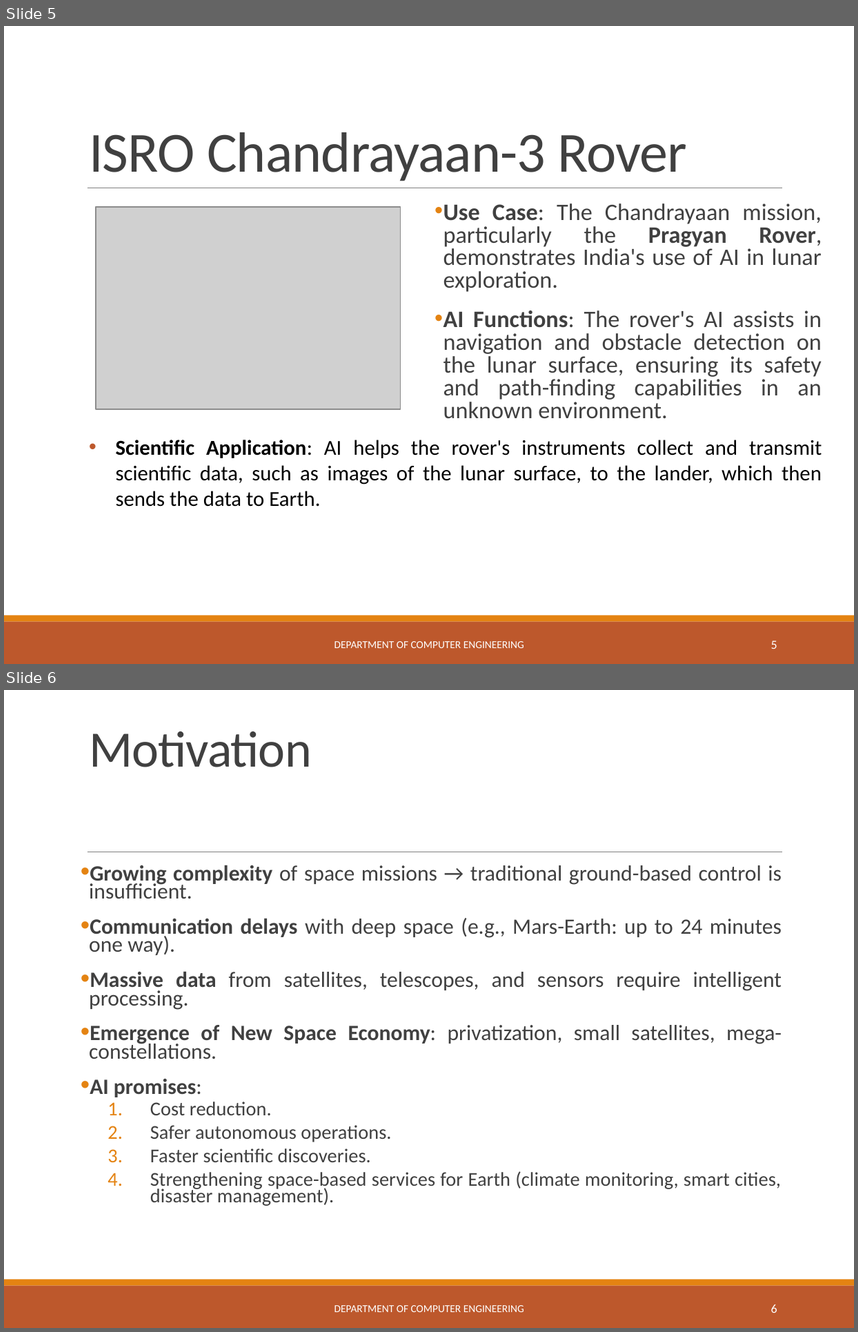
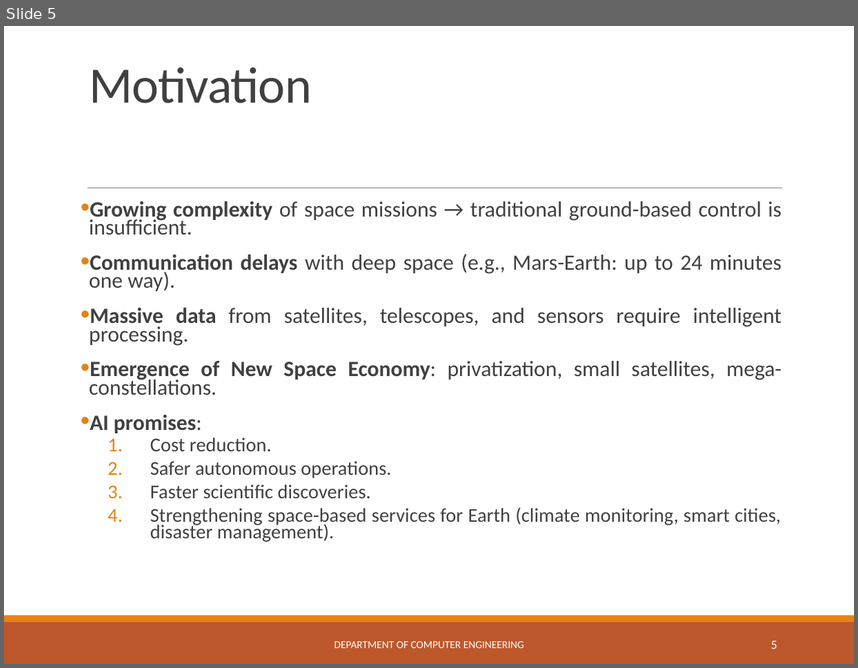
Before and after one commit to ShantanuGV/Websites, a slide deck: 132_AI_in_space.pptx. Shown one above the other, each under a label of ours: slides 5 and 6 before the commit, slide 5 after it. The pictures are 858x1332 and 858x668 pixels, drawn with LibreOffice and Linux fonts; fonts in the diff are those of the drawing; grey boxes stand for pictures. Boxes give left, top, right and bottom in pixels: in the first picture for what was removed or moved away, otherwise in the second. Text is boxed around its words. In the diff, an @@ line names an element or a change of style, - is before the commit and + after.

```diff
--- a/132_AI_in_space.pptx
+++ b/132_AI_in_space.pptx
@@ slide 5 removed at bbox=[4, 26, 854, 664], background #FFFFFF; not listed: 3 template elements that a slide beside it also shows @@
@@ title removed at bbox=[89, 132, 687, 181] @@
-ISRO Chandrayaan-3 Rover
@@ picture removed at bbox=[96, 207, 401, 410] @@
@@ text removed at bbox=[444, 203, 822, 419] @@
-• Use Case: The Chandrayaan mission, particularly the Pragyan Rover, demonstrates India's use of AI in lunar exploration.
-• AI Functions: The rover's AI assists in navigation and obstacle detection on the lunar surface, ensuring its safety and path-finding capabilities in an unknown environment.
@@ text removed at bbox=[116, 439, 822, 506] @@
-• Scientific Application: AI helps the rover's instruments collect and transmit scientific data, such as images of the lunar surface, to the lander, which then sends the data to Earth.
@@ text removed at bbox=[335, 641, 524, 648] @@
-DEPARTMENT OF COMPUTER ENGINEERING
@@ page number removed at bbox=[771, 640, 777, 648] @@
-5
@@ what was slide 6 is now slide 5 @@
@@ page number at bbox=[771, 640, 777, 648]: text changed @@
-6
+5
```
Also in this commit, not shown: 6 slides changed.
